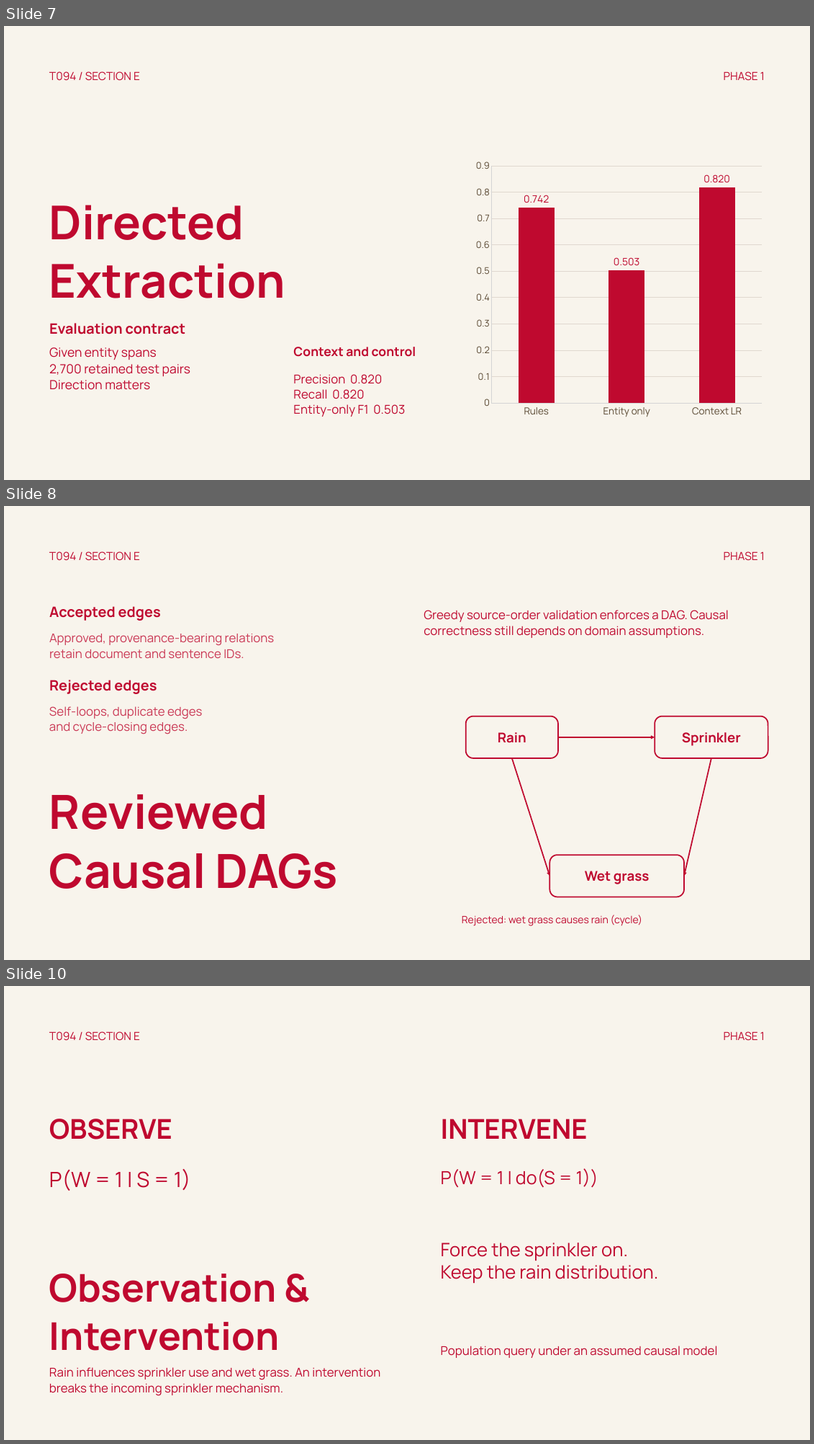
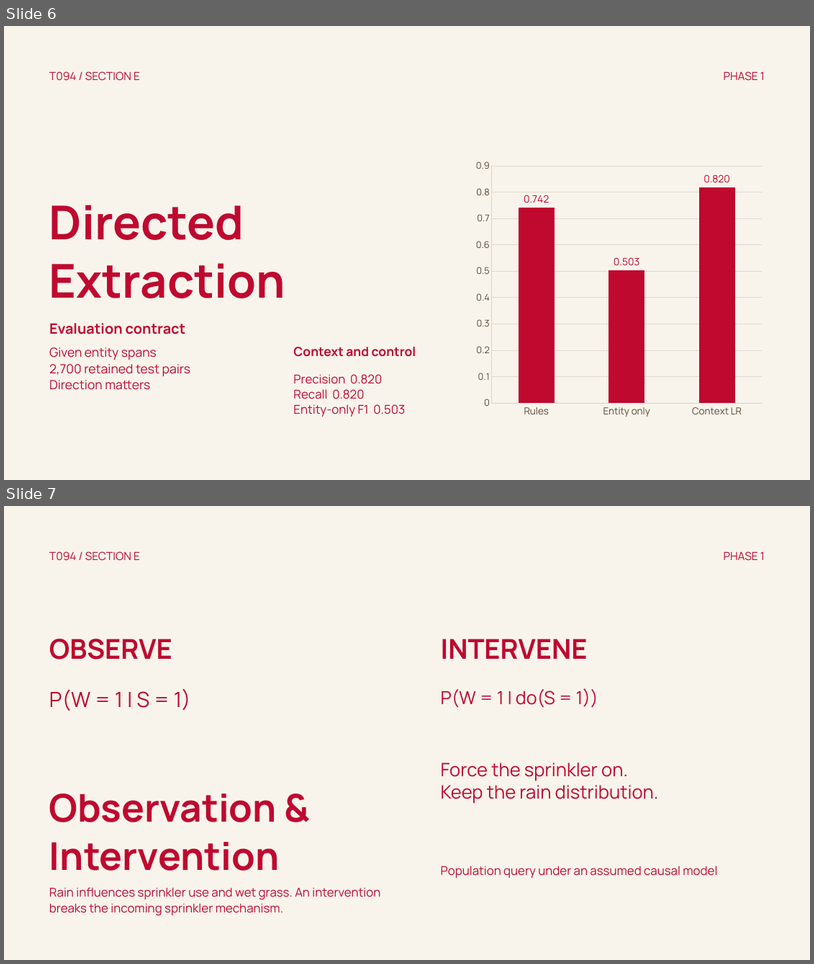
Before and after one commit to Mystic-commits/AML-DL_Project, a slide deck: docs/phase1_presentation.pptx. Shown one above the other, each under a label of ours: slides 7, 8 and 10 before the commit, slides 6 and 7 after it; the slides between them are not shown. The pictures are 814x1444 and 814x964 pixels, drawn with LibreOffice and Linux fonts; fonts in the diff are those of the drawing. Boxes give left, top, right and bottom in pixels: in the first picture for what was removed or moved away, otherwise in the second. Text is boxed around its words. In the diff, an @@ line names an element or a change of style, - is before the commit and + after.

Commit message:
docs(presentation): condense to eight slides and remove Phase 2 references

```diff
--- a/docs/phase1_presentation.pptx
+++ b/docs/phase1_presentation.pptx
@@ slide 8 removed at [4,506,810,960], background #F8F4EC @@
@@ text removed at [49,551,140,561] @@
-T094 / SECTION E
@@ text removed at [724,551,765,561] @@
-PHASE 1
@@ text removed at [49,606,161,620] @@
-Accepted edges
@@ text removed at [424,610,729,638] @@
-Greedy source-order validation enforces a DAG. Causal correctness still depends on domain assumptions.
@@ text removed at [49,633,275,659] @@
-Approved, provenance-bearing relations
-retain document and sentence IDs.
@@ text removed at [49,680,157,694] @@
-Rejected edges
@@ text removed at [49,706,203,734] @@
-Self-loops, duplicate edges
-and cycle-closing edges.
@@ rounded rectangle removed at [466,716,558,758] @@
-Rain
@@ rounded rectangle removed at [655,716,769,758] @@
-Sprinkler
@@ arrow removed from (558, 737) to (655, 737) @@
@@ arrow removed from (512, 758) to (550, 876) @@
@@ arrow removed from (712, 758) to (684, 876) @@
@@ text removed at [49,794,338,888] @@
-Reviewed
-Causal DAGs
@@ rounded rectangle removed at [550,854,684,897] @@
-Wet grass
@@ text removed at [462,914,643,926] @@
-Rejected: wet grass causes rain (cycle)
@@ what was slide 7 is now slide 6 @@
@@ what was slide 10 is now slide 7 @@
```
Also in this commit, not shown: 1 slide changed, 6 other slides removed, 5 other files.
